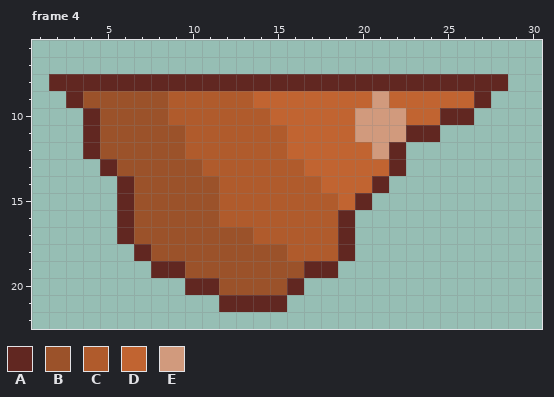
Pixel-art file -- haven/aseprite drawings/boba.aseprite. Above: the version before the commit.
32x32 pixels, 4 frames. Shown: frame 4: x 1..30, y 6..22. The commit also changed other frames, which this record leaves out.
Palette (. is transparent): A #612721  B #9b522a  C #b05b2c  D #c16431  E #d19a7d
Pixels before, frame 4, first column x 2:
 8 AAAAAAAAAAAAAAAAAAAAAAAAAAA
 9 .ABBBBBCCCCCDDDDDDDEDDDDDA.
10 ..ABBBBCCCCCCDDDDDEEEDDAA..
11 ..ABBBBBCCCCCCDDDDEEEAA....
12 ..ABBBBBCCCCCCDDDDDEA......
13 ...ABBBBBCCCCCCDDDDDA......
14 ....ABBBBBCCCCCCDDDA.......
15 ....ABBBBBCCCCCCCDA........
16 ....ABBBBBCCCCCCCA.........
17 ....ABBBBBBBCCCCCA.........
18 .....ABBBBBBBBCCCA.........
19 ......AABBBBBBBAA..........
20 ........AABBBBA............
21 ..........AAAA.............
Once edited:
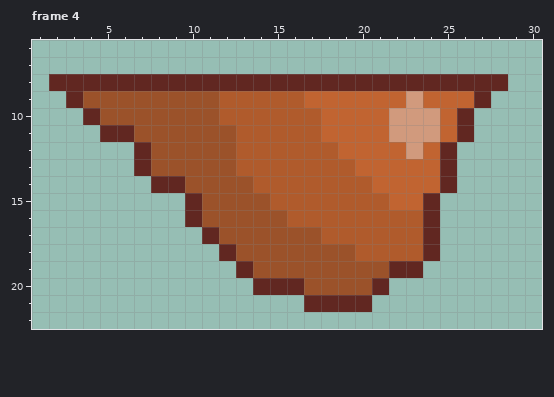
Edits made:
layer "ceiling stick still" added
layer "ceiling stick" removed
Changed rows in their new state; - is an unchanged pixel.
Frame 4:
first column x 4:
 9 -----BBB--CCC----D-E---
10 -----BBB---CCC--DD-EED-
11 .AA---BBB---CC--DD-EEDA
12 ...A--BBB---CCC--DDEDA-
13 -..A---BB----CCC--DDDA-
14 --..AA--BB----CCCDDDDA-
15 --....A-BBB----CCCDDA--
16 --....A-BBBB---CCCCCA--
17 --.....A--BBBB-CCCCCA--
18 ---.....A---BBBBCCCCA--
19 ----.....A---BBBBBAA---
20 ------....AA-BBBBA-----
21 --------....-AAAA------
